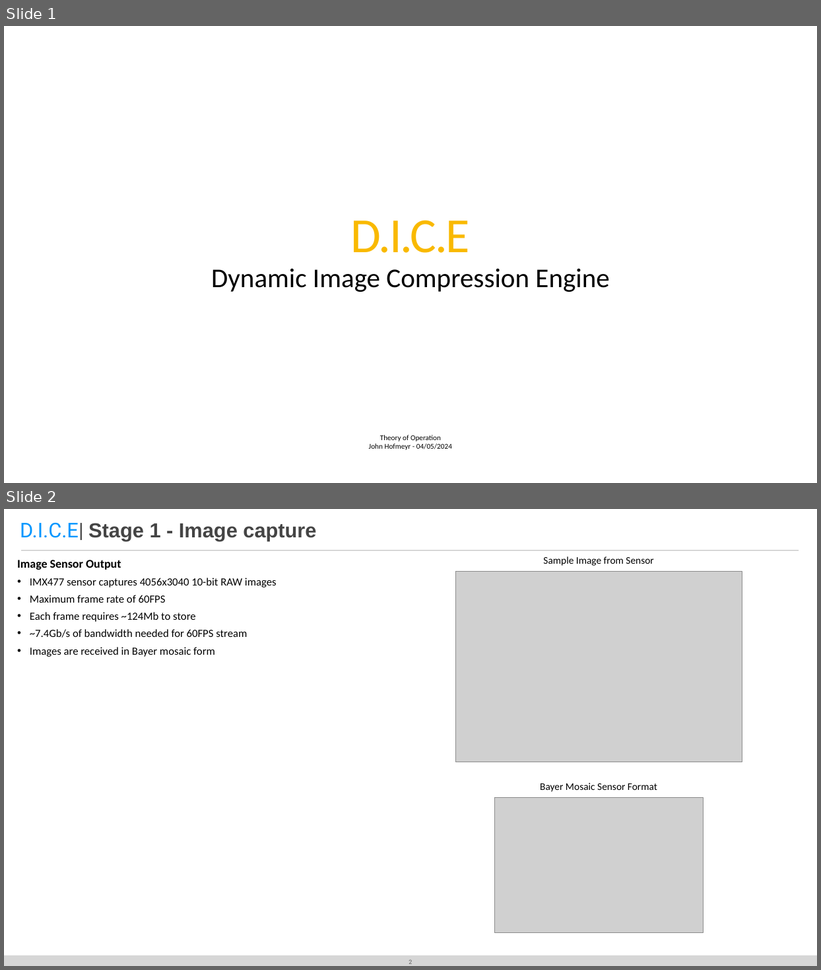
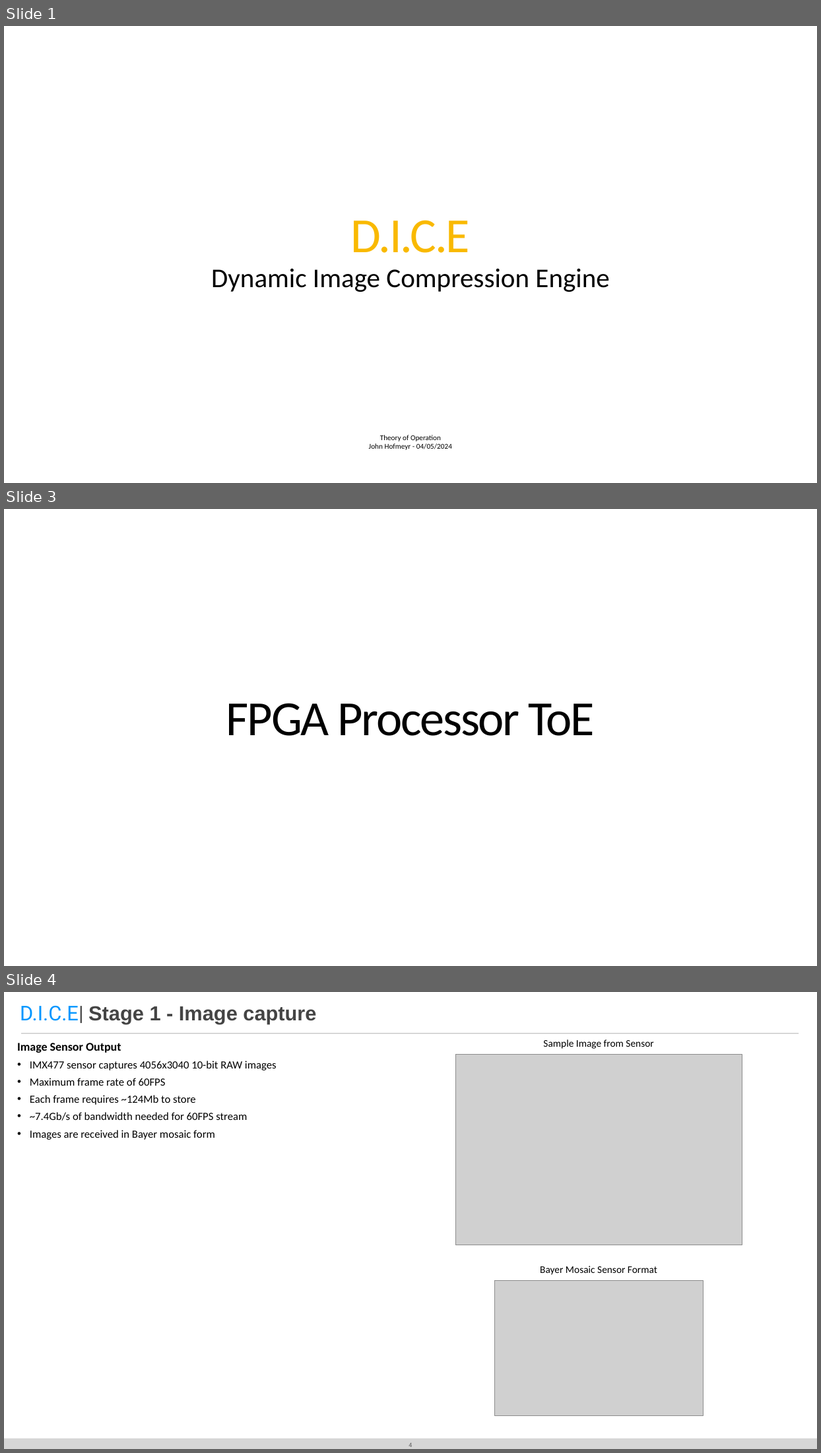
Before and after one commit to DergLabs/DICE, a slide deck: Hardware/Diagrams/DICE Theory of Operation Slides.pptx. Shown one above the other, each under a label of ours: slides 1 and 2 before the commit, slides 1, 3 and 4 after it; the slides between them are not shown. The pictures are 821x970 and 821x1453 pixels, drawn with LibreOffice and Linux fonts; fonts in the diff are those of the drawing; grey boxes stand for pictures. Boxes give left, top, right and bottom in pixels: in the first picture for what was removed or moved away, otherwise in the second. Text is boxed around its words. In the diff, an @@ line names an element or a change of style, - is before the commit and + after.

```diff
--- a/Hardware/Diagrams/DICE Theory of Operation Slides.pptx
+++ b/Hardware/Diagrams/DICE Theory of Operation Slides.pptx
@@ slide 3 added at (x1=4, y1=509, x2=817, y2=966), background #FFFFFF @@
@@ title added at (x1=226, y1=703, x2=595, y2=736), 116 pt, text #000000 @@
+FPGA Processor ToE
@@ what was slide 2 is now slide 4 @@
@@ page number at (x1=409, y1=1443, x2=412, y2=1447): text changed @@
-2
+4
```
Also in this commit, not shown: 3 other slides added, 1 other file.
